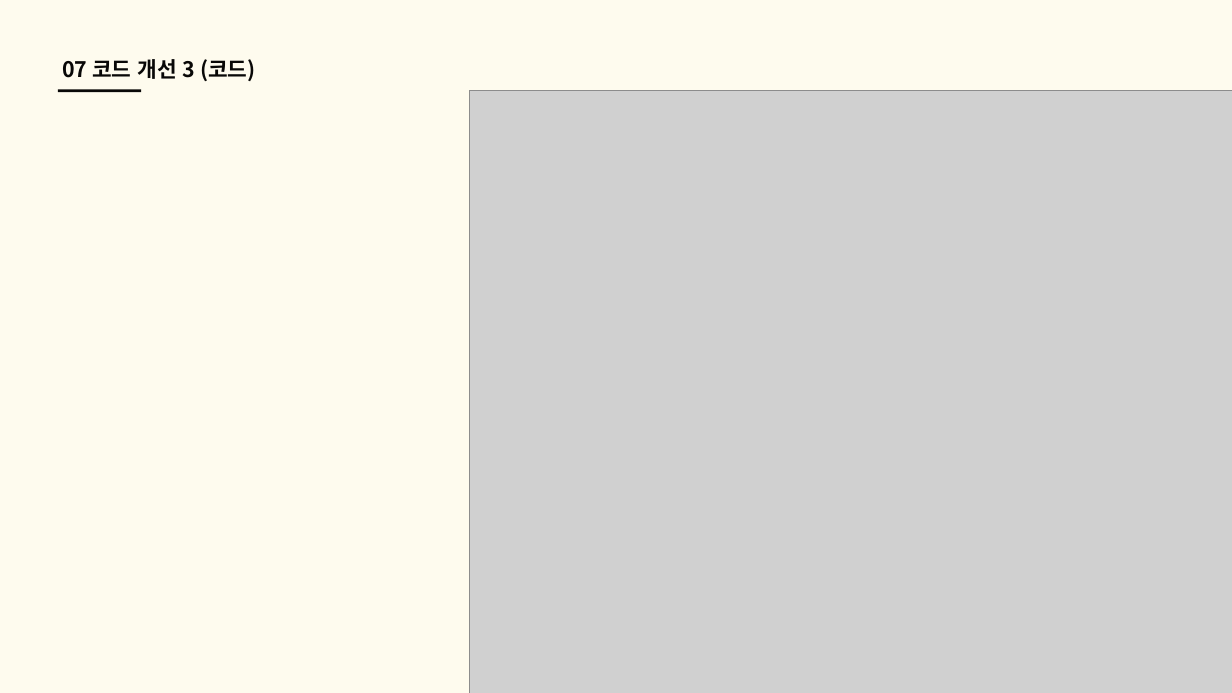
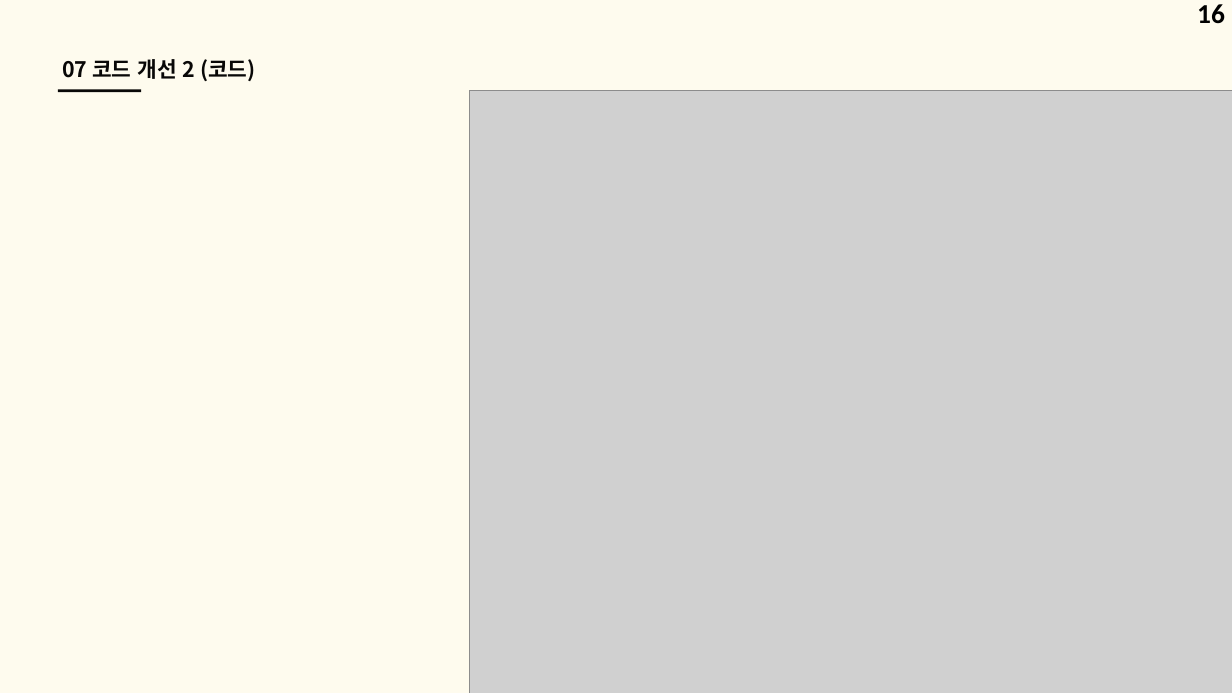
Before and after one commit to good-thing/CargoDriver, a slide deck: slide 16 of 알고리즘 3팀 화물차 알고리즘.pptx (slide 15 before the commit). Drawn at 1232x693 pixels with LibreOffice and Linux fonts; fonts in the diff are those of the drawing; grey boxes stand for pictures. Boxes give left, top, right and bottom in pixels: in the first picture for what was removed or moved away, otherwise in the second. Text is boxed around its words. In the diff, an @@ line names an element or a change of style, - is before the commit and + after.

```diff
--- a/알고리즘 3팀 화물차 알고리즘.pptx
+++ b/알고리즘 3팀 화물차 알고리즘.pptx
@@ page number added at (1197,4,1225,23), 32 pt, text #000000, bold @@
+16
@@ text at (62,59,255,81): text changed @@
-07 코드 개선 3 (코드)
+07 코드 개선 2 (코드)
```
Also in this commit, not shown: 17 other slides changed, 1 slide added, 19 other files.
